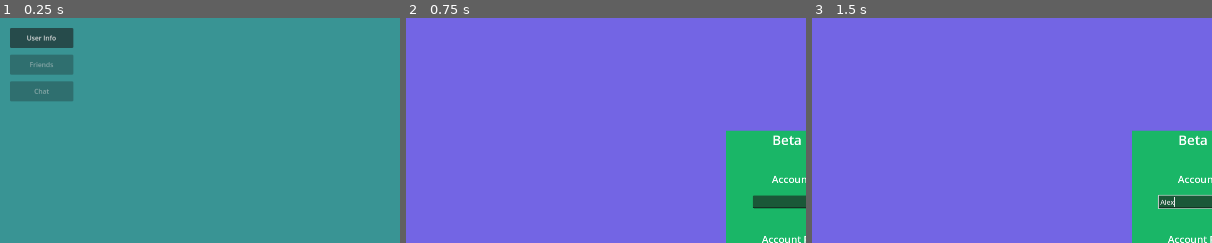
Above: before the commit, frames 1-3 (left to right).
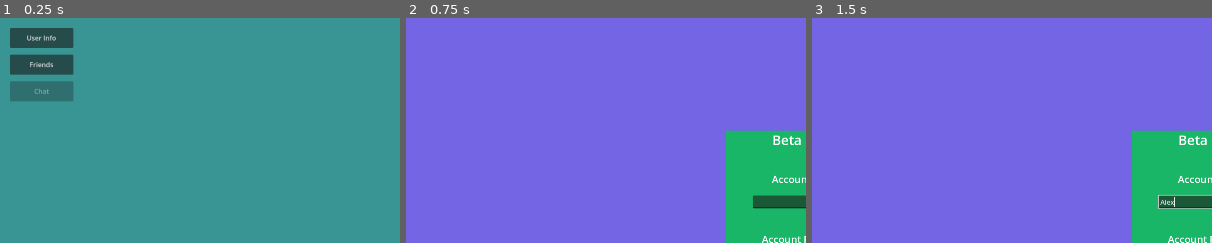
Above: after the commit, the same moments.

Repository: Delfi1/World5
Game: Godot game, scene res://Forum/ForumWindow.tscn
Two runs of this game, one before a commit and one after it. Both use one fixed random seed, a clock stepped at 60 frames per second and the inputs below. This scene is started directly instead of the project's main scene.
Inputs (mouse positions are % of the whole screen's width and height, from its top left):
- Up to frame 1 (0.25 s): no input
- Up to frame 2 (0.75 s): click "User Info" at 0.5 s
- Up to frame 3 (1.5 s): click (50, 41) at 1.27 s; type "Alex" at 1.35 s
The pictures show only the part of the screen within x 0-50%, y 0-50%; the shares and areas given below are measured in that part.

The runs differ from the first frame. In frame 1, 1.3% of the frame differs, in the area x 2-19%, y 16-26%; in frame 2, nothing differs; in frame 3, nothing differs.
Error in both runs: Attempt to call function 'get_as_text' in base 'null instance' on a null instance. (res://World/Data.gd:33)

Commit message:
Remake #1

Diff:
--- a/Forum/Forum.gd
+++ b/Forum/Forum.gd
@@ -4,10 +4,17 @@
 func _on_info_pressed():
 	if $ProfileWindow != null:
 		return
-	var ChangeProfile = preload("res://Main/ProfileWindow.tscn").instantiate()
-	self.add_child(ChangeProfile)
+	var window = preload("res://Main/ProfileWindow.tscn").instantiate()
+	self.add_child(window)
 
 
 func _on_close_pressed():
 	get_tree().change_scene_to_file("res://Main/main.tscn")
 	#get_parent().visible = false
+
+
+func _on_friends_pressed():
+	if $FriendsWindow != null:
+		return
+	var window = preload("res://Forum/Friends/FriendsWindow.tscn").instantiate()
+	self.add_child(window)
--- a/Forum/Forum.tscn
+++ b/Forum/Forum.tscn
@@ -34,7 +34,6 @@
 offset_top = 88.0
 offset_right = 176.0
 offset_bottom = 136.0
-disabled = true
 text = "Friends"
 
 [node name="Chat" type="Button" parent="."]
@@ -59,4 +58,5 @@
 text = "Close"
 
 [connection signal="pressed" from="Info" to="." method="_on_info_pressed"]
+[connection signal="pressed" from="Friends" to="." method="_on_friends_pressed"]
 [connection signal="pressed" from="Close" to="." method="_on_close_pressed"]
--- /dev/null
+++ b/Forum/Friends/FriendsWindow.tscn
@@ -0,0 +1,47 @@
+[gd_scene format=3 uid="uid://dnsgm1wb6xmyi"]
+
+[node name="FriendsWindow" type="Window"]
+initial_position = 1
+title = "Friends"
+size = Vector2i(1024, 576)
+wrap_controls = true
+always_on_top = true
+min_size = Vector2i(1024, 576)
+content_scale_aspect = 4
+
+[node name="main" type="Control" parent="."]
+layout_mode = 3
+anchors_preset = 15
+anchor_right = 1.0
+anchor_bottom = 1.0
+grow_horizontal = 2
+grow_vertical = 2
+
+[node name="ColorRect" type="ColorRect" parent="main"]
+layout_mode = 1
+anchors_preset = 15
+anchor_right = 1.0
+anchor_bottom = 1.0
+grow_horizontal = 2
+grow_vertical = 2
+color = Color(0.196078, 0.490196, 0.352941, 1)
+
+[node name="Label" type="Label" parent="main"]
+layout_mode = 1
+anchors_preset = 5
+anchor_left = 0.5
+anchor_right = 0.5
+offset_left = -69.5
+offset_right = 69.5
+offset_bottom = 48.0
+grow_horizontal = 2
+theme_override_font_sizes/font_size = 32
+text = "Testing..."
+
+[node name="Button" type="Button" parent="main"]
+layout_mode = 1
+offset_left = 24.0
+offset_top = 40.0
+offset_right = 152.0
+offset_bottom = 72.0
+text = "Test Button"
--- a/World/Core.gd
+++ b/World/Core.gd
@@ -34,3 +34,9 @@
 
 	if error != OK:
 		printerr(error)
+
+func FirebaseData(url, Request : HTTPRequest, body, headers):
+	var error = Request.request(url, headers, HTTPClient.METHOD_POST, body)
+
+	if error != OK:
+		printerr(error)
--- a/World/Network.gd
+++ b/World/Network.gd
@@ -77,7 +77,10 @@
 
 class Friends:
 	func load_list():
-		#Core.UUID
+		var headers = [
+			"Content-Type: application/json",
+			"Authorization: Bearer %s" % Core.idToken
+		]
 		pass
 
 
Renamed: Forum/Chat.tscn -> Forum/Chat/Chat.tscn
